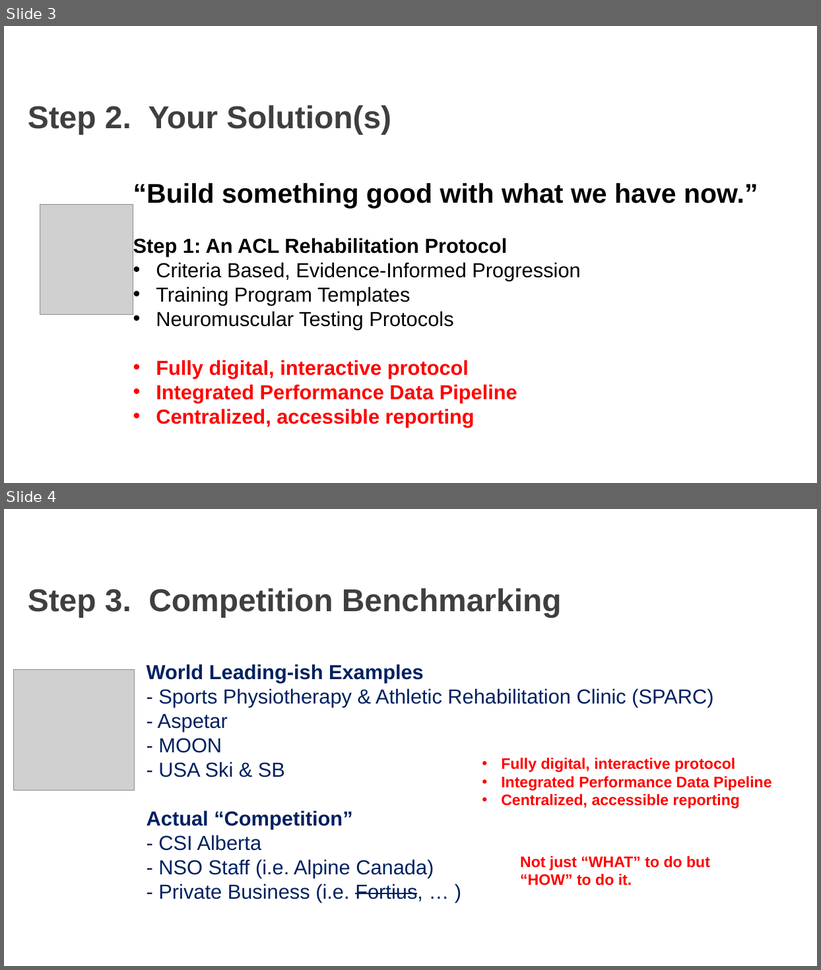
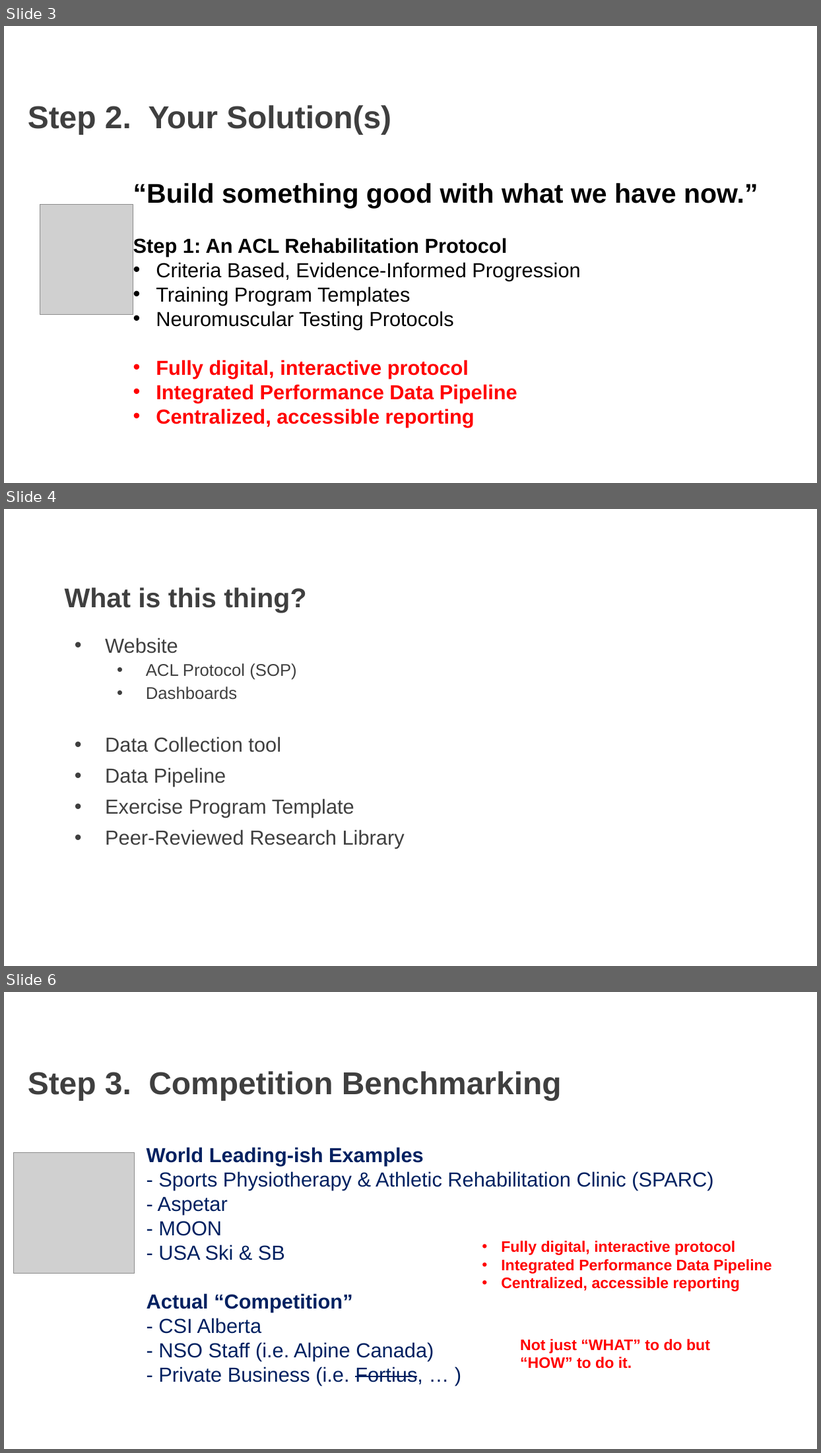
Before and after one commit to AKates717/CSI-Pacific-RTP, a slide deck: RTP Resources/RTP_Project_Pitch.pptx. Shown one above the other, each under a label of ours: slides 3 and 4 before the commit, slides 3, 4 and 6 after it; the slides between them are not shown. The pictures are 821x970 and 821x1453 pixels, drawn with LibreOffice and Linux fonts; fonts in the diff are those of the drawing; grey boxes stand for pictures; background and template pictures are left out. Boxes give left, top, right and bottom in pixels: in the first picture for what was removed or moved away, otherwise in the second. Text is boxed around its words. In the diff, an @@ line names an element or a change of style, - is before the commit and + after.

```diff
--- a/RTP Resources/RTP_Project_Pitch.pptx
+++ b/RTP Resources/RTP_Project_Pitch.pptx
@@ slide 4 added at (4, 509, 817, 966), background picture (left out) @@
@@ title added at (65, 588, 306, 613), 32 pt, text #3F3F3F, bold @@
+What is this thing?
@@ text added at (105, 638, 405, 849), 24 pt, text #3F3F3F @@
+• Website
+  • ACL Protocol (SOP)
+  • Dashboards
+• Data Collection tool
+• Data Pipeline
+• Exercise Program Template
+• Peer-Reviewed Research Library
@@ what was slide 4 is now slide 6 @@
```
Also in this commit, not shown: 1 other slide added, 19 other files.
